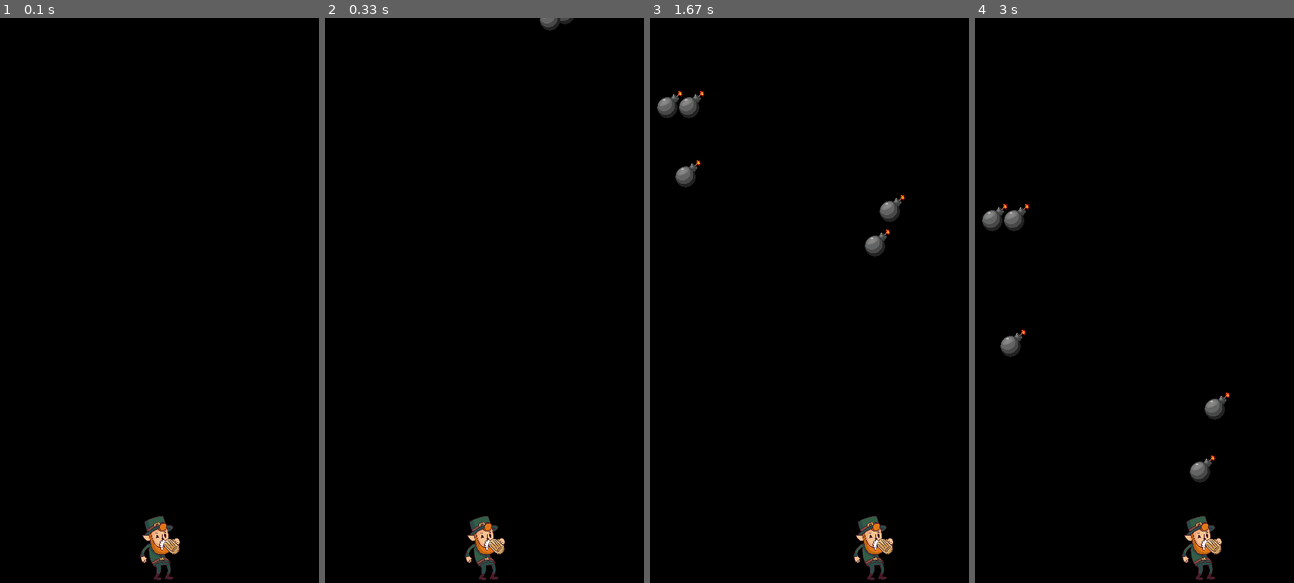
Above: before the commit, frames 1-4 (left to right).
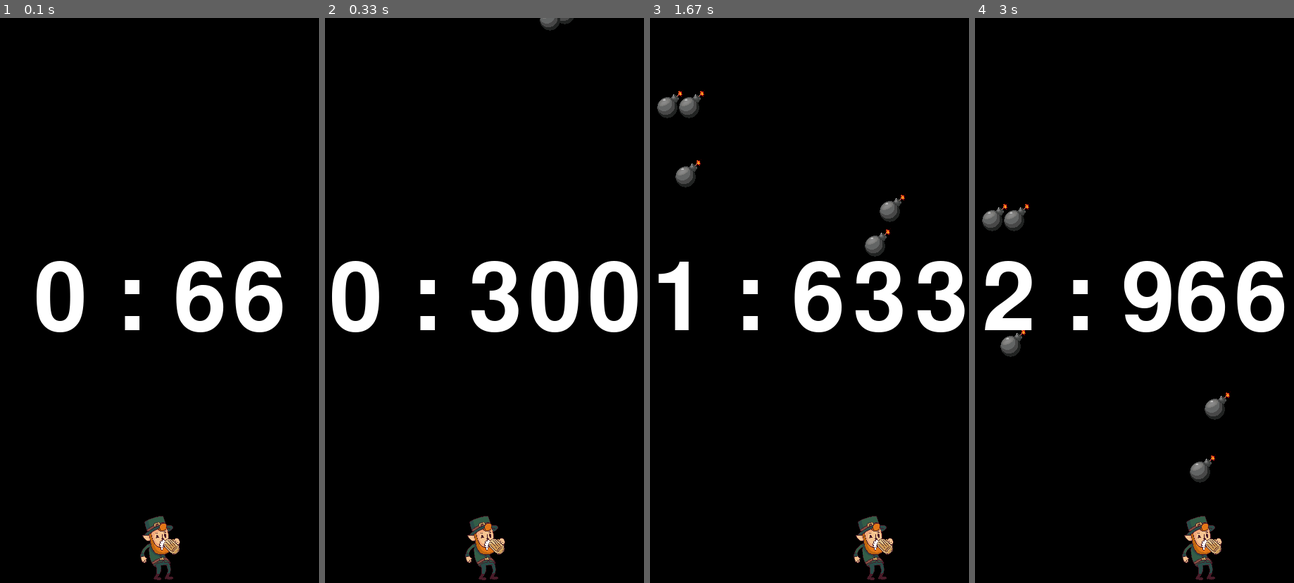
Above: after the commit, the same moments.

Repository: SKHU-OSS-2024-2/pygame-delta-avoiding-bomb
Game: pygame game, started from bomb_game/bomb_game.py
Two runs of this game, one before a commit and one after it. Both use one fixed random seed, a clock stepped at 60 frames per second and the inputs below.
Inputs:
- Up to frame 1 (0.1 s): no input
- Up to frame 2 (0.33 s): no input
- Up to frame 3 (1.67 s): hold Right 0.33-0.8 s; hold Right 0.83-1.3 s; hold Left from 1.33 s (still down)
- Up to frame 4 (3 s): release Left at 1.87 s; hold Left 1.9-2.3 s; hold Right 2.33-2.97 s

The runs differ from the first frame. In frame 1, 3.7% of the frame differs, in the area x 11-89%, y 43-56%; in frame 2, 4.7%; in frame 3, 4.1%; in frame 4, 4.8%, in the area x 3-98%, y 43-56%.

Commit message:
타이머 추가

Diff:
--- a/bomb_game/bomb_game.py
+++ b/bomb_game/bomb_game.py
@@ -10,11 +10,17 @@
 size = [600, 800]
 screen = pygame.display.set_mode(size)
 
+#화면에 글자를 띄우기 위한 폰트
+game_font = pygame.font.Font(None, 200)
+
 done = False
 clock = pygame.time.Clock()
 
+#시간 정보
+start_ticks = pygame.time.get_ticks()
+
 def runGame():
-    bomb_image = pygame.image.load('bomb.png')
+    bomb_image = pygame.image.load('/Users/cho/2024/오픈소스 SW개발/delta/pygame-delta-avoiding-filth/bomb_game/bomb.png')
     bomb_image = pygame.transform.scale(bomb_image, (50, 50))
     bombs = []
 
@@ -25,7 +31,7 @@
         dy = random.randint(3, 9)
         bombs.append({'rect': rect, 'dy': dy})
 
-    person_image = pygame.image.load('person.png')
+    person_image = pygame.image.load('/Users/cho/2024/오픈소스 SW개발/delta/pygame-delta-avoiding-filth/bomb_game/person.png')
     person_image = pygame.transform.scale(person_image, (100, 100))
     person = pygame.Rect(person_image.get_rect())
     person.left = size[0] // 2 - person.width // 2
@@ -77,8 +83,16 @@
                 done = True
             screen.blit(bomb_image, bomb['rect'])
 
+        #경과시간 계산
+        elapsed_time = (pygame.time.get_ticks() - start_ticks)
+
+        #타이머 화면 출력
+        timer = game_font.render(str(int(elapsed_time // 1000)) + ' : ' + str(int(elapsed_time % 1000)), True, (255,255,255))
+
+        #시간 화면에 뜨게
+        screen.blit(timer, (size[0]//2 - (timer.get_width() //2), size[1]//2 - (timer.get_height()//2)))
+
         pygame.display.update()
-
 
 runGame()
 pygame.quit()
